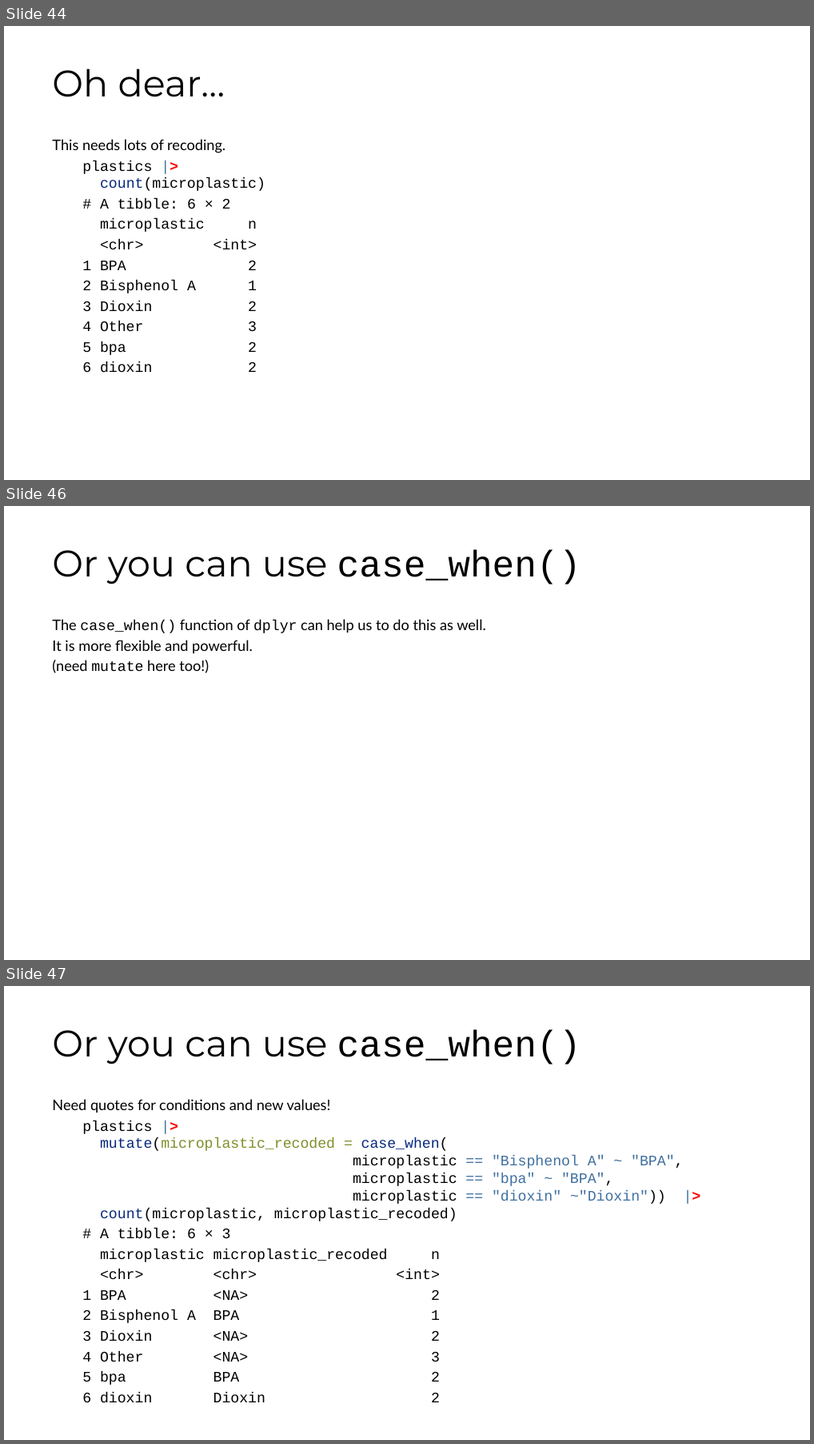
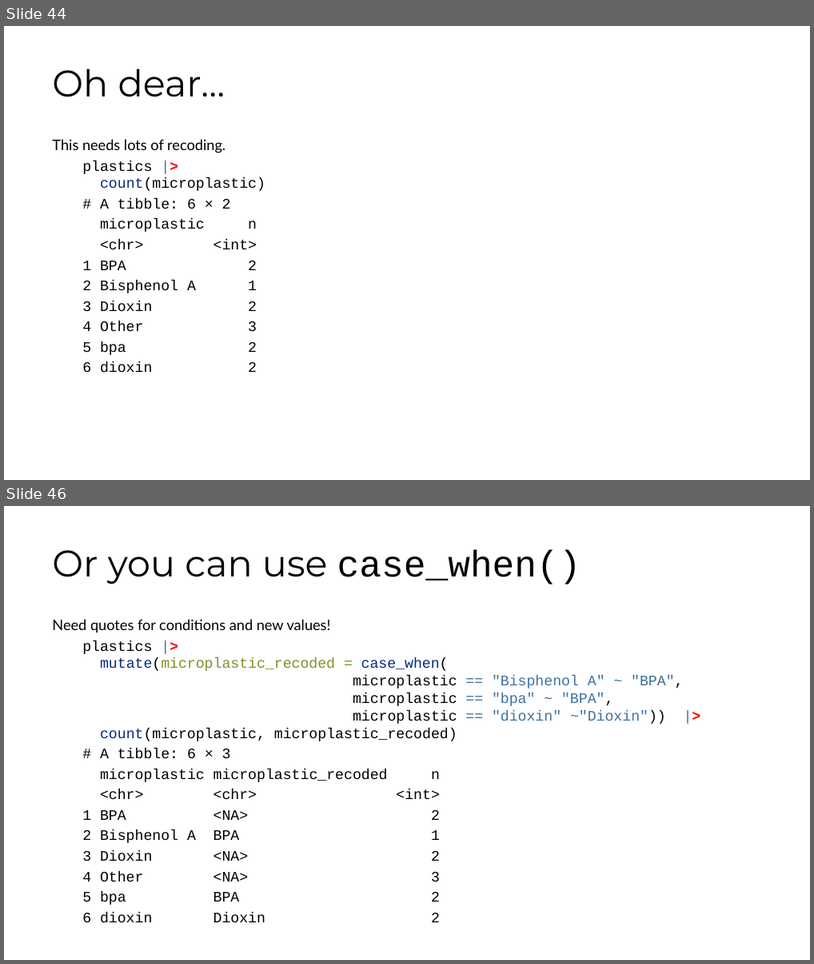
Before and after one commit to fhdsl/DaSEH, a slide deck: modules/Data_Cleaning/Data_Cleaning.pptx. Shown one above the other, each under a label of ours: slides 44, 46 and 47 before the commit, slides 44 and 46 after it; the slides between them are not shown. The pictures are 814x1444 and 814x964 pixels, drawn with LibreOffice and Linux fonts; fonts in the diff are those of the drawing. Boxes give left, top, right and bottom in pixels: in the first picture for what was removed or moved away, otherwise in the second. Text is boxed around its words. In the diff, an @@ line names an element or a change of style, - is before the commit and + after.

```diff
--- a/modules/Data_Cleaning/Data_Cleaning.pptx
+++ b/modules/Data_Cleaning/Data_Cleaning.pptx
@@ slide 46 removed at box(4, 506, 810, 960), background #FFFFFF @@
@@ title removed at box(52, 550, 582, 584) @@
-Or you can use case_when()
@@ text removed at box(52, 619, 486, 673) @@
-The case_when() function of dplyr can help us to do this as well.
-It is more flexible and powerful.
-(need mutate here too!)
@@ what was slide 47 is now slide 46 @@
```
Also in this commit, not shown: 4 slides changed, 3 other files.
